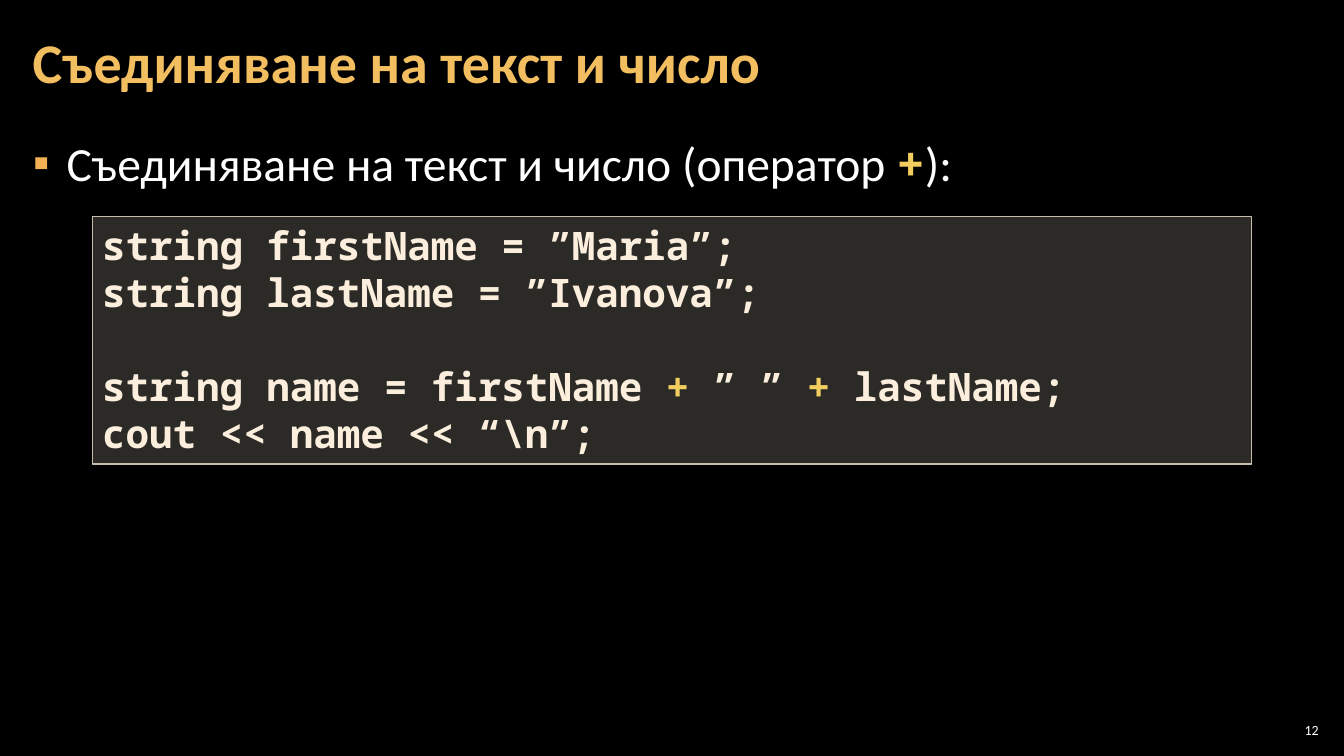
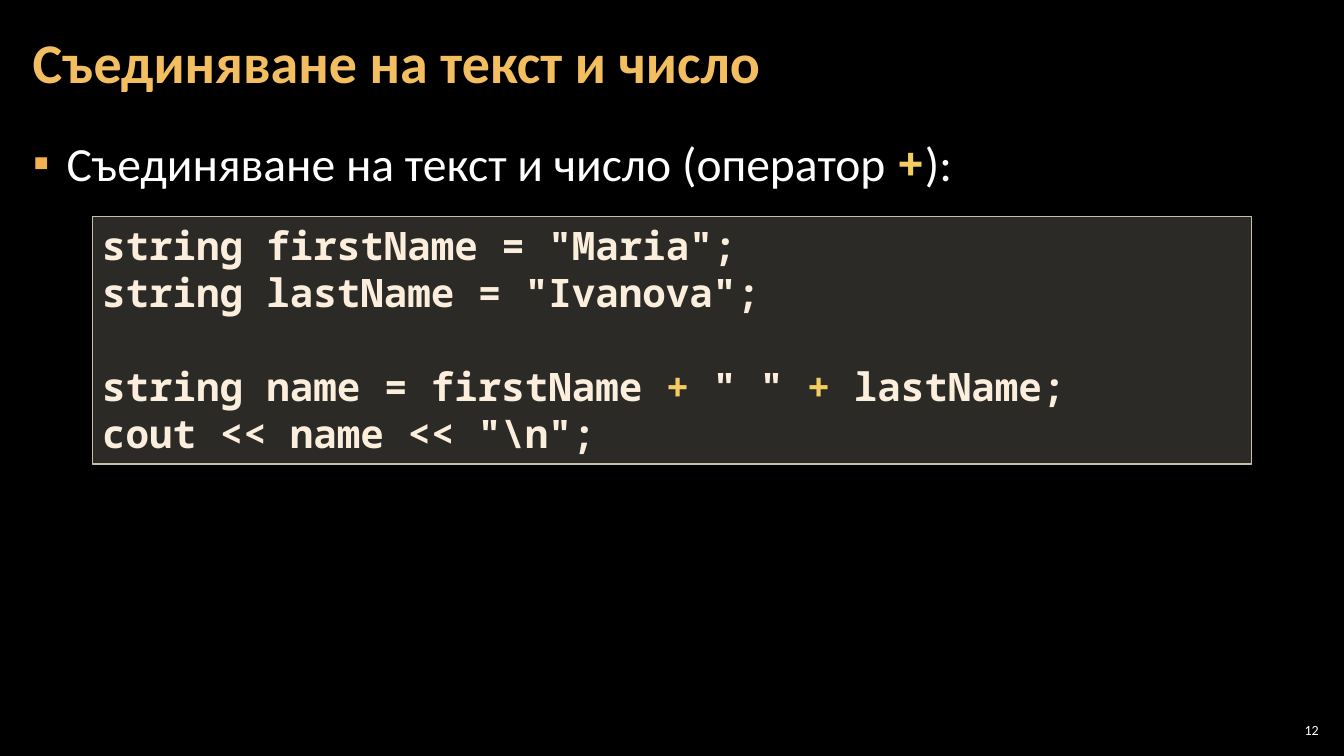
Before and after one commit to Software-University/C-plus-plus, a slide deck: slide 12 of 2. Simple-Calculations/2. Simple-Calculations.pptx. Drawn at 1344x756 pixels with LibreOffice and Linux fonts; fonts in the diff are those of the drawing; background and template pictures are left out. Boxes give left, top, right and bottom in pixels: in the first picture for what was removed or moved away, otherwise in the second. Text is boxed around its words. In the diff, an @@ line names an element or a change of style, - is before the commit and + after.

```diff
--- a/2. Simple-Calculations/2. Simple-Calculations.pptx
+++ b/2. Simple-Calculations/2. Simple-Calculations.pptx
@@ text in rectangle at <box>102,229,1065,454</box>: text changed @@
-string firstName = ”Maria”;
-string lastName = ”Ivanova”;
-string name = firstName + ” ” + lastName;
-cout << name << “\n”;
+string firstName = "Maria";
+string lastName = "Ivanova";
+string name = firstName + " " + lastName;
+cout << name << "\n";
```
Also in this commit, not shown: 10 other slides changed, 5 other files.
